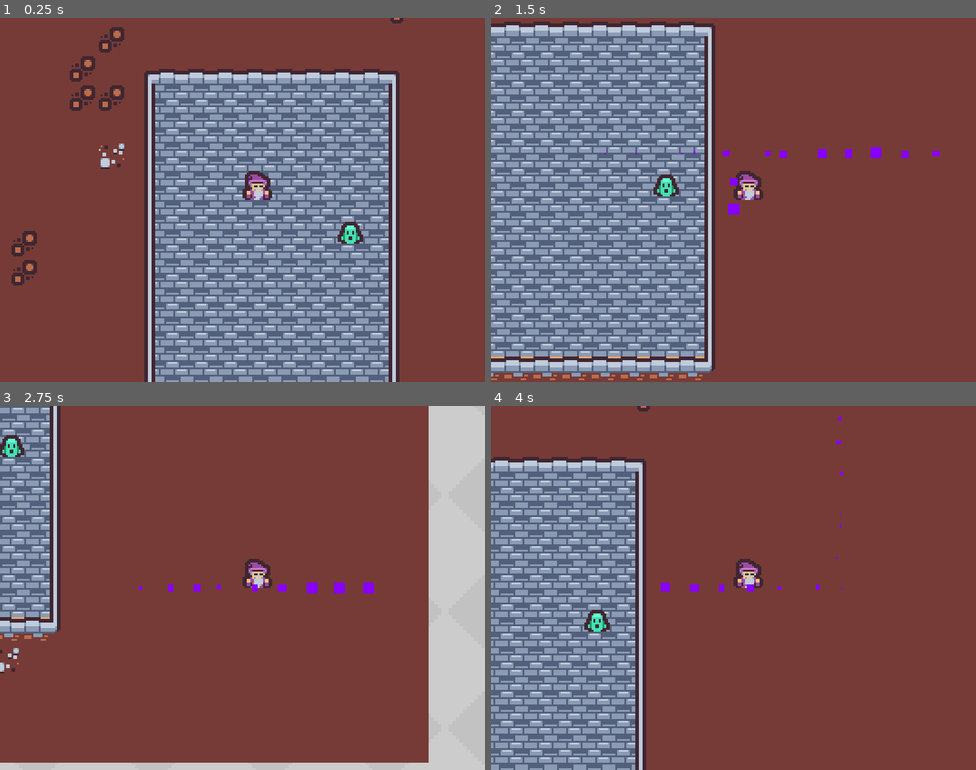
Above: before the commit, frames 1-4 (two rows, left to right).
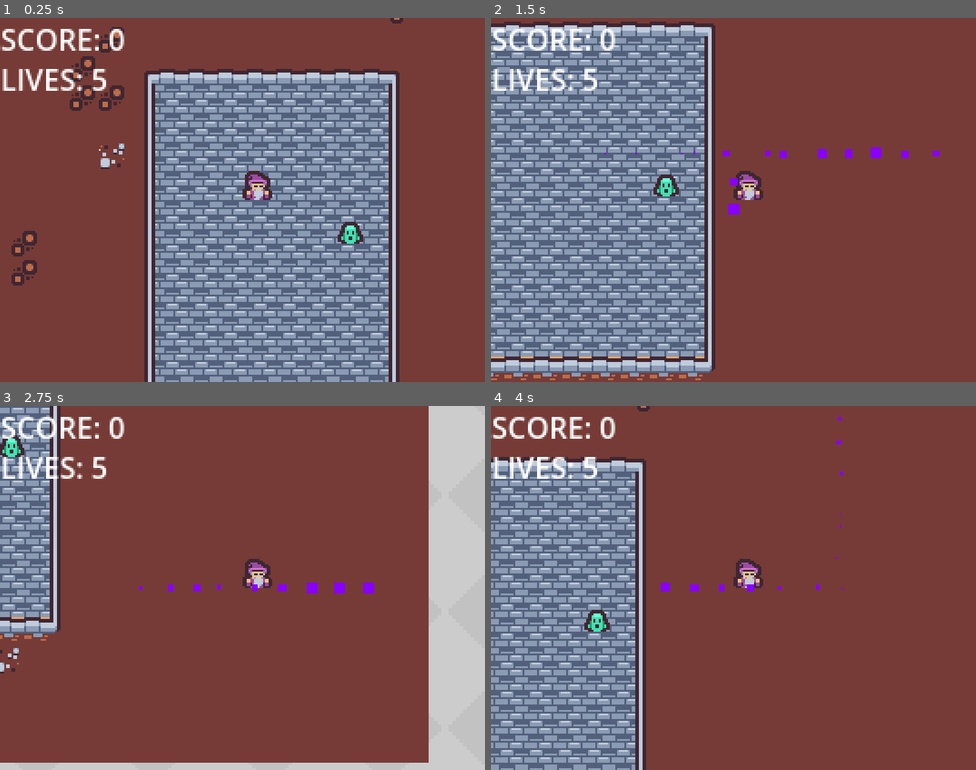
Above: after the commit, the same moments.

Repository: patricks0510/DungeonFour
Game: Godot game, scene res://scenes/level.tscn
The game is run twice, just before and just after one commit, with the same random seed, the same clock (stepped at 60 frames per second) and the same inputs.
Inputs:
- Up to frame 1 (0.25 s): no input
- Up to frame 2 (1.5 s): tap Enter at 0.5 s; hold D (right) 0.53-1.28 s; tap Space (space) at 0.6, 1.35 s; hold S (down) from 1.28 s (still down)
- Up to frame 3 (2.75 s): release S (down) at 2.03 s; hold D (right) from 2.03 s (still down); tap Space (space) at 2.1 s
- Up to frame 4 (4 s): release D (right) at 2.78 s; hold W (up) 2.78-3.53 s; tap Space (space) at 2.85, 3.6 s; hold A (left) from 3.53 s (still down)

The runs differ from the first frame. In frame 1, 1.3% of the frame differs, in the area x 0-26%, y 3-20%; in frame 2, 1.2%; in frame 3, 1.3%; in frame 4, 1.3%.
Error before the commit: Parse Error: Identifier "spell" not declared in the current scope. (res://scenes/enemy.gd:15)

Commit message:
added scoring system for shooting enemy

Diff:
--- a/project.godot
+++ b/project.godot
@@ -59,9 +59,11 @@
 2d_render/layer_1="world"
 2d_render/layer_2="player"
 2d_render/layer_3="enemy"
+2d_render/layer_4="friendlyFire"
 2d_physics/layer_1="world"
 2d_physics/layer_2="player"
 2d_physics/layer_3="enemy"
+2d_physics/layer_4="friendlyFire"
 
 [rendering]
 
--- a/scenes/enemy.tscn
+++ b/scenes/enemy.tscn
@@ -1,6 +1,6 @@
 [gd_scene load_steps=4 format=3 uid="uid://c4g6sbgk7ixro"]
 
-[ext_resource type="Script" path="res://scenes/enemy.gd" id="1_el4e0"]
+[ext_resource type="Script" path="res://scripts/enemy.gd" id="1_u1e45"]
 [ext_resource type="Texture2D" uid="uid://py4apacyy34w" path="res://assets/ghost.png" id="2_hjlck"]
 
 [sub_resource type="CapsuleShape2D" id="CapsuleShape2D_hhht7"]
@@ -8,9 +8,11 @@
 height = 14.0
 
 [node name="Enemy" type="Node2D"]
-script = ExtResource("1_el4e0")
+script = ExtResource("1_u1e45")
 
 [node name="Ghost" type="Area2D" parent="."]
+collision_layer = 4
+collision_mask = 11
 
 [node name="GhostSprite" type="Sprite2D" parent="Ghost"]
 light_mask = 4
@@ -19,7 +21,7 @@
 
 [node name="CollisionShape2D" type="CollisionShape2D" parent="Ghost"]
 light_mask = 4
-visibility_layer = 5
+visibility_layer = 4
 shape = SubResource("CapsuleShape2D_hhht7")
 
 [connection signal="area_entered" from="Ghost" to="." method="_on_ghost_area_entered"]
--- /dev/null
+++ b/scenes/hud.tscn
@@ -0,0 +1,25 @@
+[gd_scene load_steps=2 format=3 uid="uid://dwh4xn43e5kbu"]
+
+[ext_resource type="Script" path="res://scripts/hud.gd" id="1_408e7"]
+
+[node name="HUD" type="Control"]
+layout_mode = 3
+anchors_preset = 15
+anchor_right = 1.0
+anchor_bottom = 1.0
+grow_horizontal = 2
+grow_vertical = 2
+script = ExtResource("1_408e7")
+
+[node name="Score" type="Label" parent="."]
+layout_mode = 0
+offset_right = 40.0
+offset_bottom = 23.0
+text = "SCORE: 9999"
+
+[node name="LivesLeft" type="Label" parent="."]
+layout_mode = 0
+offset_top = 22.0
+offset_right = 59.0
+offset_bottom = 45.0
+text = "LIVES: 5"
--- a/scenes/level.tscn
+++ b/scenes/level.tscn
@@ -1,7 +1,8 @@
-[gd_scene load_steps=8 format=3 uid="uid://okdgr8vkn1pb"]
+[gd_scene load_steps=9 format=3 uid="uid://okdgr8vkn1pb"]
 
 [ext_resource type="Texture2D" uid="uid://xr1rd0v7kbia" path="res://assets/tilemap_packed.png" id="1_hnvtg"]
 [ext_resource type="Script" path="res://scripts/level.gd" id="1_xveov"]
+[ext_resource type="PackedScene" uid="uid://dwh4xn43e5kbu" path="res://scenes/hud.tscn" id="2_68qjm"]
 [ext_resource type="PackedScene" uid="uid://cw4tfg8i4020c" path="res://scenes/player.tscn" id="2_nmkpy"]
 [ext_resource type="PackedScene" uid="uid://b1bf17wawlt4w" path="res://scenes/bg.tscn" id="3_v7wau"]
 [ext_resource type="PackedScene" uid="uid://c4g6sbgk7ixro" path="res://scenes/enemy.tscn" id="5_tmo0u"]
@@ -491,6 +492,10 @@
 position = Vector2(226, 219)
 script = ExtResource("1_xveov")
 
+[node name="UI" type="CanvasLayer" parent="."]
+
+[node name="HUD" parent="UI" instance=ExtResource("2_68qjm")]
+
 [node name="BG" parent="." instance=ExtResource("3_v7wau")]
 
 [node name="TileMap" type="TileMap" parent="."]
@@ -503,3 +508,5 @@
 
 [node name="Player" parent="." instance=ExtResource("2_nmkpy")]
 position = Vector2(288, 192)
+
+[connection signal="died" from="Enemy" to="." method="_on_enemy_died"]
--- a/scenes/player.tscn
+++ b/scenes/player.tscn
@@ -22,6 +22,8 @@
 shape = SubResource("RectangleShape2D_tlh2j")
 
 [node name="Area2D" type="Area2D" parent="."]
+collision_layer = 2
+collision_mask = 5
 
 [node name="CheckOverlapShape" type="CollisionShape2D" parent="Area2D"]
 position = Vector2(8, -8)
--- a/scenes/spell.tscn
+++ b/scenes/spell.tscn
@@ -30,8 +30,12 @@
 script = ExtResource("1_myuq7")
 
 [node name="Area2D" type="Area2D" parent="."]
+collision_layer = 8
+collision_mask = 4
 
 [node name="CollisionShape2D" type="CollisionShape2D" parent="Area2D"]
+light_mask = 8
+visibility_layer = 8
 scale = Vector2(0.808455, 0.799928)
 shape = SubResource("CircleShape2D_gebmo")
 
--- a/scenes/enemy.gd
+++ b/scripts/enemy.gd
@@ -1,5 +1,6 @@
 extends Node2D
 
+signal died
 
 # Called when the node enters the scene tree for the first time.
 func _ready():
@@ -12,5 +13,7 @@
 
 
 func _on_ghost_area_entered(area):
-	if(area.get_parent() == spell):
+	print(area.get_collision_layer())
+	if(area.get_collision_layer() == 8):
+		emit_signal("died")
 		queue_free()
--- /dev/null
+++ b/scripts/hud.gd
@@ -0,0 +1,21 @@
+extends Control
+
+@onready var score = $Score
+@onready var lives_left = $LivesLeft
+
+
+func set_score_label(new_score):
+	score.text = "SCORE: " + str(new_score)
+
+func set_lives_label(new_lives):
+	lives_left.text = "LIVES: " + str(new_lives)
+
+
+# Called when the node enters the scene tree for the first time.
+func _ready():
+	pass # Replace with function body.
+
+
+# Called every frame. 'delta' is the elapsed time since the previous frame.
+func _process(delta):
+	pass
--- a/scripts/level.gd
+++ b/scripts/level.gd
@@ -1,11 +1,16 @@
 extends Node2D
 
+var score = 0
+var lives = 5
+
 @onready var player = $Player
+@onready var hud = $UI/HUD
 var magicMissile = preload("res://scenes/spell.tscn")
 
 # Called when the node enters the scene tree for the first time.
 func _ready():
-	pass # Replace with function body.
+	hud.set_score_label(score)
+	hud.set_lives_label(lives)
 
 
 # Called every frame. 'delta' is the elapsed time since the previous frame.
@@ -18,3 +23,9 @@
 	add_child(newMissile)
 	newMissile.global_position = player.global_position
 	newMissile.direction = player.facingDirection
+
+
+
+func _on_enemy_died():
+	score += 100
+	hud.set_score_label(score)
